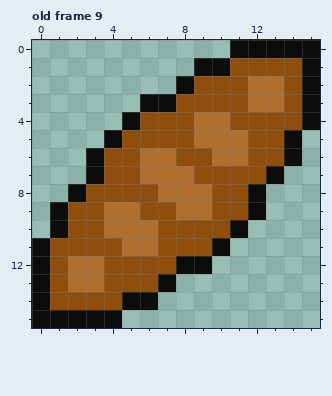
A pixel-art file gets an edit: items.aseprite. The picture above was drawn from the file before the commit.
16x16 pixels, 9 frames. Shown: old frame 9. The commit also changed other frames, which this record leaves out.
After the commit:
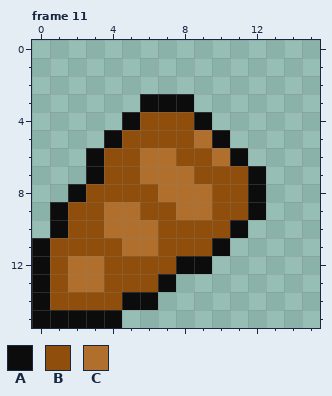
Palette (. is transparent): A #0c0c0c  B #904e0c  C #b16f2d
A new or re-ordered frame is compared with the old frame closest to it.
The edit:
frames 9 -> 14
Frame 11 is new; against old frame 9:
Colour A replaces colour B in row 3 at x 8; in row 7 at x 12.
Colour A replaces colour C in row 4 at x 9; in row 5 at x 10; in row 6 at x 11.
The author cleared colour A in row 0 at x 11 to 15; in row 1 at x 9 to 10 and 15; in row 2 at x 8 and 15; in rows 3 to 4 at x 15; in rows 5 to 6 at x 14; in row 7 at x 13.
The author cleared colour B in row 1 at x 11 to 14; in rows 2 to 3 at x 9 to 11 and 14; in row 4 at x 11 to 14; in rows 5 to 6 at x 12 to 13.
The author cleared colour C in rows 2 to 3 at x 12 to 13; in row 4 at x 10; in row 5 at x 11.
